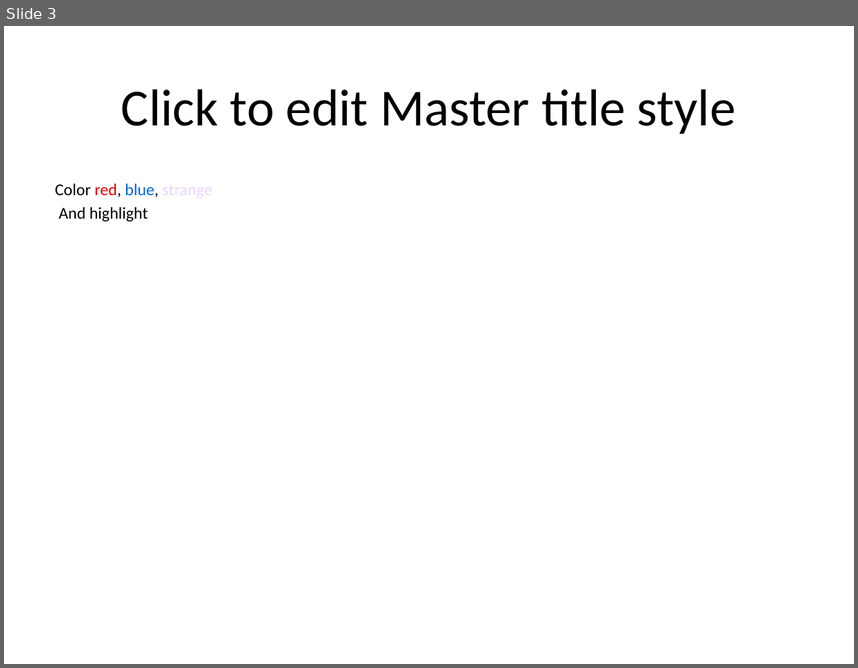
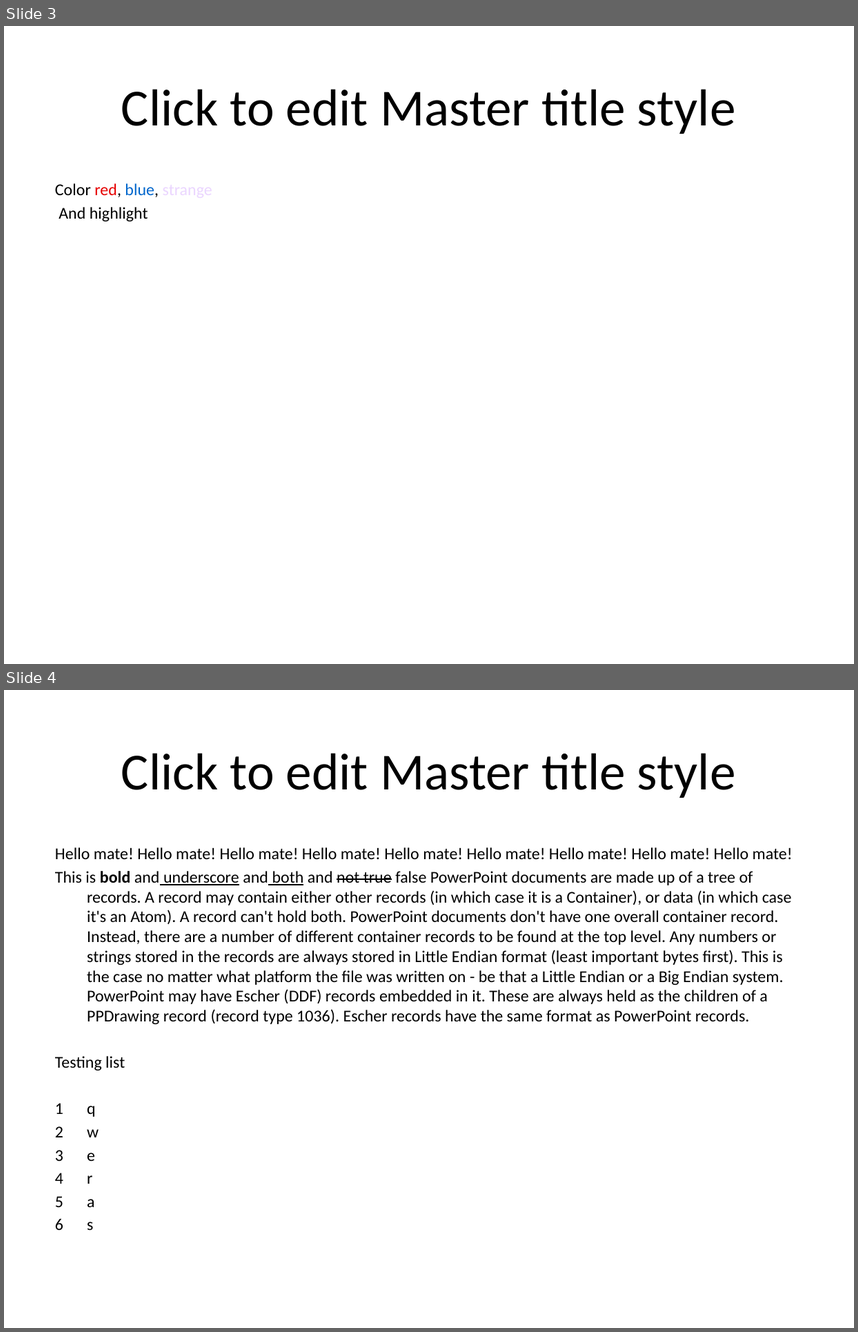
Before and after one commit to TheDiamondDoge/management_board_file_processors, a slide deck: html-to-ppt/TextFormat.pptx. Shown one above the other, each under a label of ours: slide 3 before the commit, slides 3 and 4 after it. The pictures are 858x668 and 858x1332 pixels, drawn with LibreOffice and Linux fonts; fonts in the diff are those of the drawing. Boxes give left, top, right and bottom in pixels: in the first picture for what was removed or moved away, otherwise in the second. Text is boxed around its words. In the diff, an @@ line names an element or a change of style, - is before the commit and + after.

```diff
--- a/html-to-ppt/TextFormat.pptx
+++ b/html-to-ppt/TextFormat.pptx
@@ slide 4 added at box(4, 690, 854, 1328), background #FFFFFF @@
@@ title added at box(121, 753, 736, 798), 44 pt, text #000000 @@
+Click to edit Master title style
@@ text added at box(55, 847, 793, 1230), 14 pt, text #000000 @@
+Hello mate! Hello mate! Hello mate! Hello mate! Hello mate! Hello mate! Hello mate! Hello mate! Hello mate!
+This is bold and underscore and both and not true false PowerPoint documents are made up of a tree of records. A record may contain either other records (in which case it is a Container), or data (in which case it's an Atom). A record can't hold both. PowerPoint documents don't have one overall container record. Instead, there are a number of different container records to be found at the top level. Any numbers or strings stored in the records are always stored in Little Endian format (least important bytes first). This is the case no matter what platform the file was written on - be that a Little Endian or a Big Endian system. PowerPoint may have Escher (DDF) records embedded in it. These are always held as the children of a PPDrawing record (record type 1036). Escher records have the same format as PowerPoint records.
+Testing list
+1 q
+2 w
+3 e
+4 r
+5 a
+6 s
```
Also in this commit, not shown: 3 other slides added, 4 other files.
